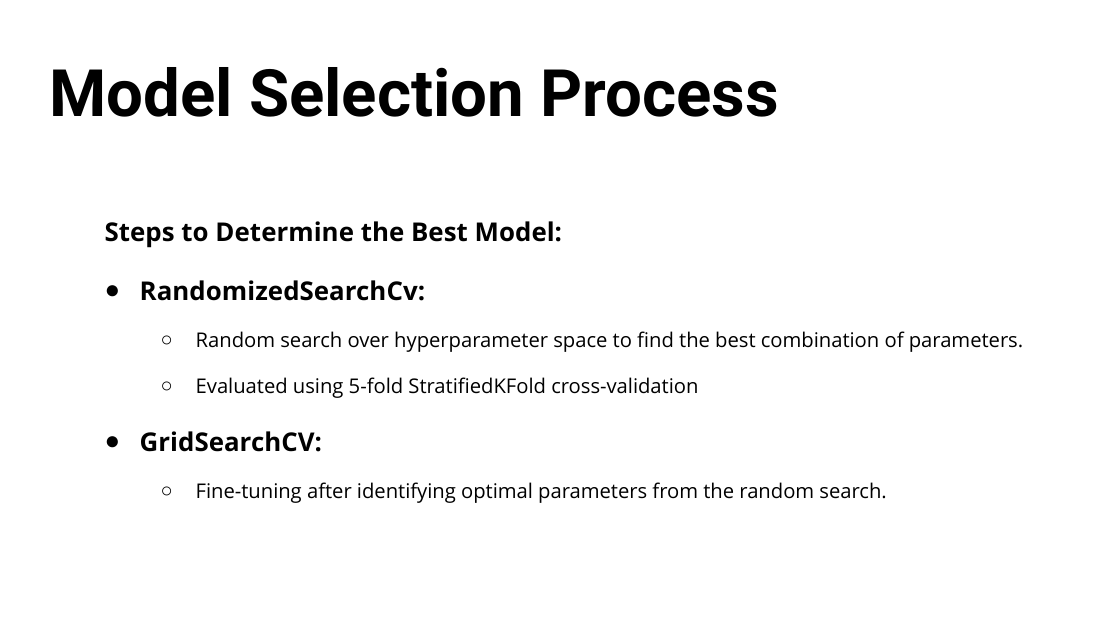
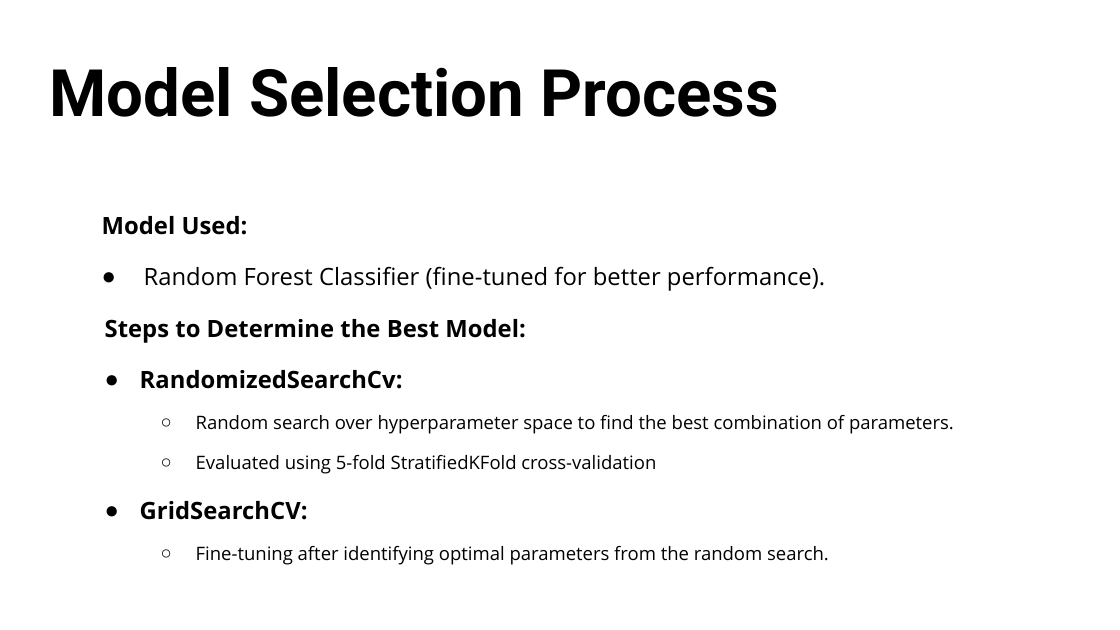
Before and after one commit to Ernawaty2024/handwriting_sentiment_classifier, a slide deck: slide 10 of Project 4.1.pptx. Drawn at 1120x630 pixels with LibreOffice and Linux fonts; fonts in the diff are those of the drawing; background and template pictures are left out. Boxes give left, top, right and bottom in pixels: in the first picture for what was removed or moved away, otherwise in the second. Text is boxed around its words. In the diff, an @@ line names an element or a change of style, - is before the commit and + after.

```diff
--- a/Project 4.1.pptx
+++ b/Project 4.1.pptx
@@ text at [102,216,825,291]: paragraphs added @@
+Model Used:
+● Random Forest Classifier (fine-tuned for better performance).
@@ text at [105,319,954,565]: size 16.6 to 15.3 pt in "Steps to Determine the Best Model:", "RandomizedSearchCv:", "GridSearchCV:"; size 12.9 to 11.9 pt in "Random search over hyperparameter space to find ...", "Evaluated using 5-fold StratifiedKFold cross-validation", "Fine-tuning after identifying optimal parameters from the ..."; line spacing 1.9 to 1.8 @@
```
Also in this commit, not shown: 1 slide added, 1 slide removed, 1 other file.
